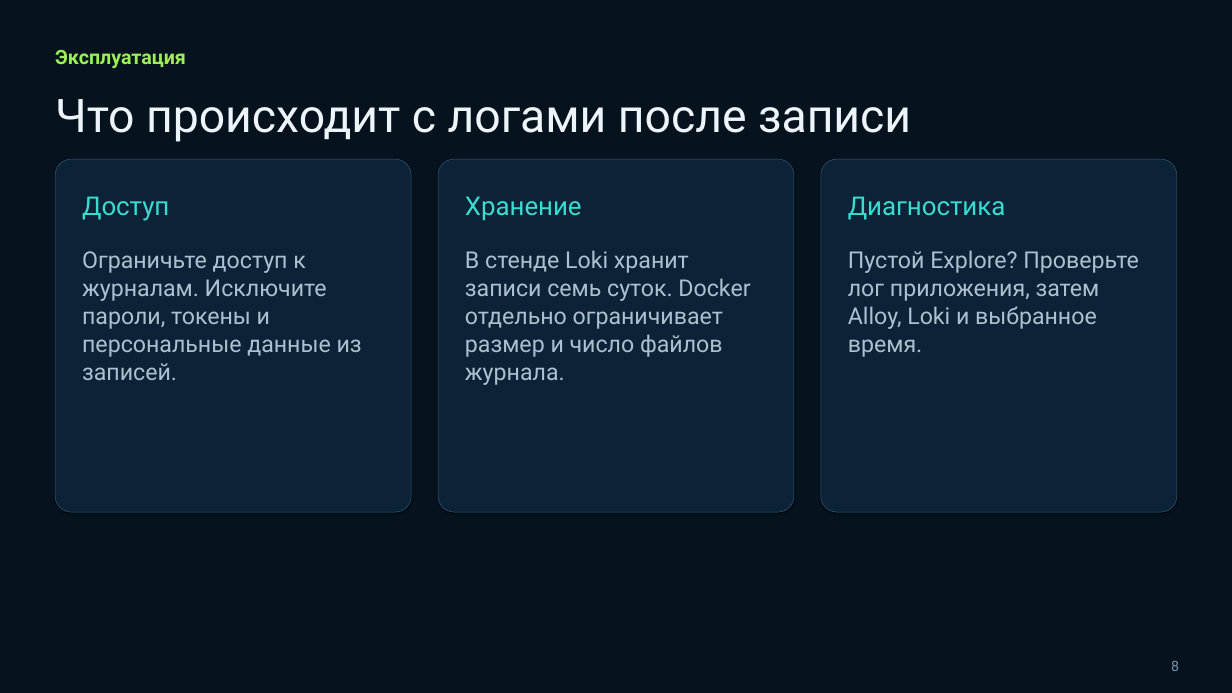
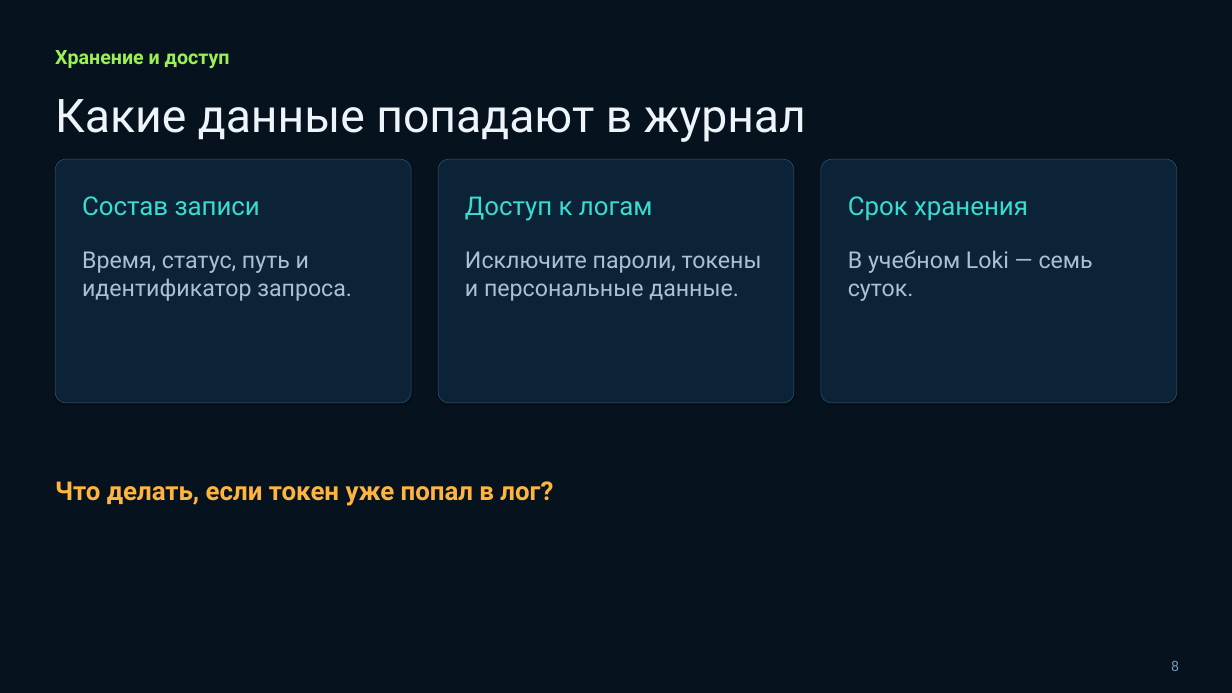
Before and after one commit to tenroman1-design/devops-lab, a slide deck: slide 8 of lesson16/Занятие 16 — Централизованное логирование.pptx. Drawn at 1232x693 pixels with LibreOffice and Linux fonts; fonts in the diff are those of the drawing. Boxes give left, top, right and bottom in pixels: in the first picture for what was removed or moved away, otherwise in the second. Text is boxed around its words. In the diff, an @@ line names an element or a change of style, - is before the commit and + after.

```diff
--- a/lesson16/Занятие 16 — Централизованное логирование.pptx
+++ b/lesson16/Занятие 16 — Централизованное логирование.pptx
@@ text at [55,50,230,68]: text changed @@
-Эксплуатация
+Хранение и доступ
@@ text at [55,99,806,142]: text changed @@
-Что происходит с логами после записи
+Какие данные попадают в журнал
@@ rounded rectangle: place and size @@
-rounded rectangle at [55,159,411,512]
+rounded rectangle at [55,159,411,403]
@@ rounded rectangle: place and size @@
-rounded rectangle at [438,159,794,512]
+rounded rectangle at [438,159,794,403]
@@ rounded rectangle: place and size @@
-rounded rectangle at [821,159,1177,512]
+rounded rectangle at [821,159,1177,403]
@@ text at [82,196,260,216]: text changed @@
-Доступ
+Состав записи
@@ text at [465,196,653,221]: text changed @@
-Хранение
+Доступ к логам
@@ text at [848,196,1028,221]: text changed @@
-Диагностика
+Срок хранения
@@ text at [82,251,352,301]: text changed @@
-Ограничьте доступ к журналам. Исключите пароли, токены и персональные данные из записей.
+Время, статус, путь и идентификатор запроса.
@@ text at [465,251,762,301]: text changed @@
-В стенде Loki хранит записи семь суток. Docker отдельно ограничивает размер и число файлов журнала.
+Исключите пароли, токены и персональные данные.
@@ text at [848,250,1093,301]: text changed @@
-Пустой Explore? Проверьте лог приложения, затем Alloy, Loki и выбранное время.
+В учебном Loki — семь суток.
@@ text added at [55,481,553,506], 40.3 pt, text #FFB440, bold @@
+Что делать, если токен уже попал в лог?
```
Also in this commit, not shown: 12 other slides changed, 1 slide added, 1 slide removed.
